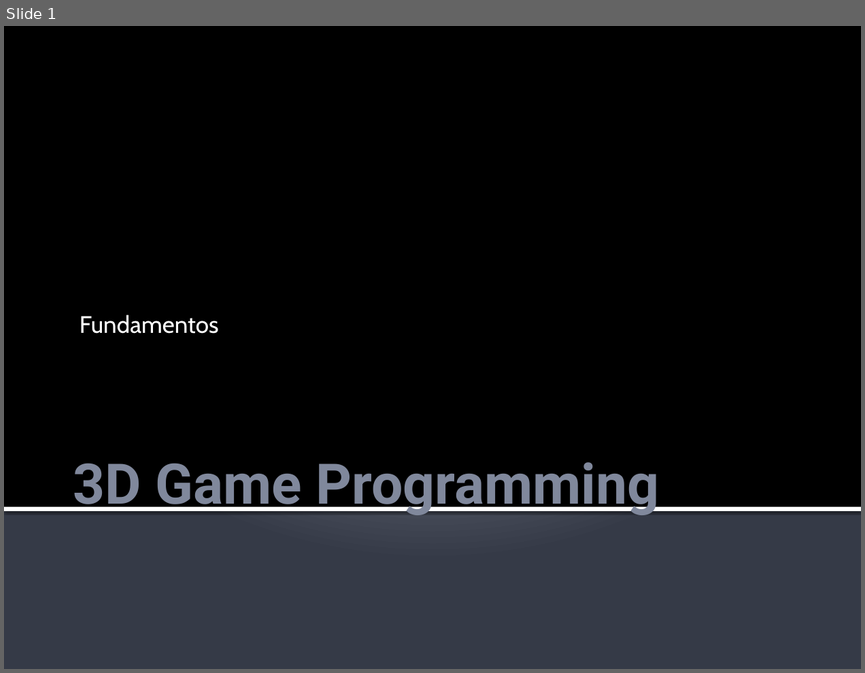
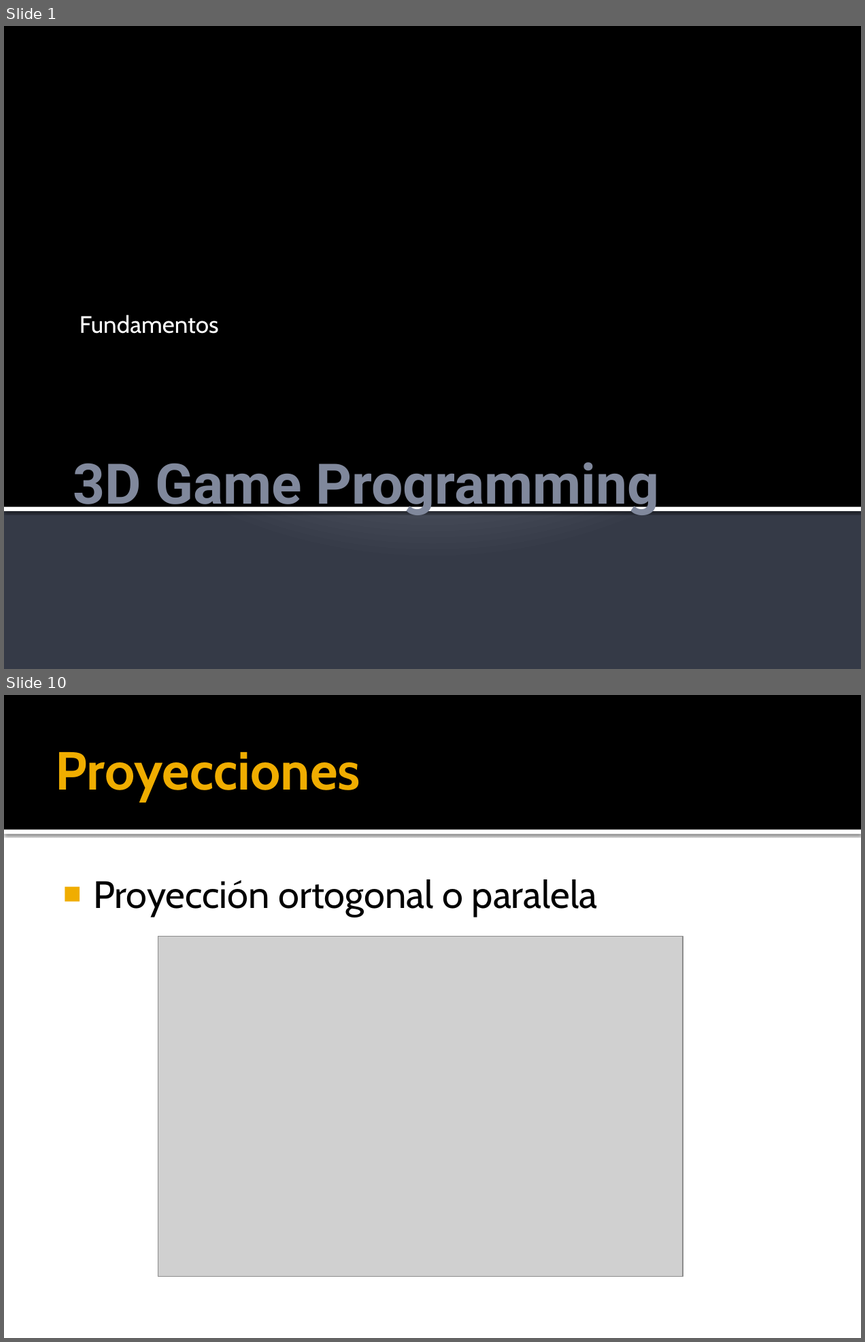
Before and after one commit to kringol/java3dengine, a slide deck: teoria/j3dEngine_chapter2.pptx. Shown one above the other, each under a label of ours: slide 1 before the commit, slides 1 and 10 after it; the slides between them are not shown. The pictures are 865x673 and 865x1342 pixels, drawn with LibreOffice and Linux fonts; fonts in the diff are those of the drawing; grey boxes stand for pictures. Boxes give left, top, right and bottom in pixels: in the first picture for what was removed or moved away, otherwise in the second. Text is boxed around its words. In the diff, an @@ line names an element or a change of style, - is before the commit and + after.

```diff
--- a/teoria/j3dEngine_chapter2.pptx
+++ b/teoria/j3dEngine_chapter2.pptx
@@ slide 10 added at [4, 695, 861, 1338], background #FFFFFF @@
@@ rectangle added at [4, 695, 861, 830], fill #000000 @@
@@ title added at [56, 752, 361, 801], 45 pt, text #F0AD00, bold @@
+Proyecciones
@@ rectangle added at [4, 830, 861, 834], fill #FFFFFF @@
@@ text added at [93, 879, 597, 916], 32 pt, text #000000 @@
+■ Proyección ortogonal o paralela
@@ picture added at [158, 936, 683, 1276] @@
```
Also in this commit, not shown: 1 slide changed, 15 other slides added.
